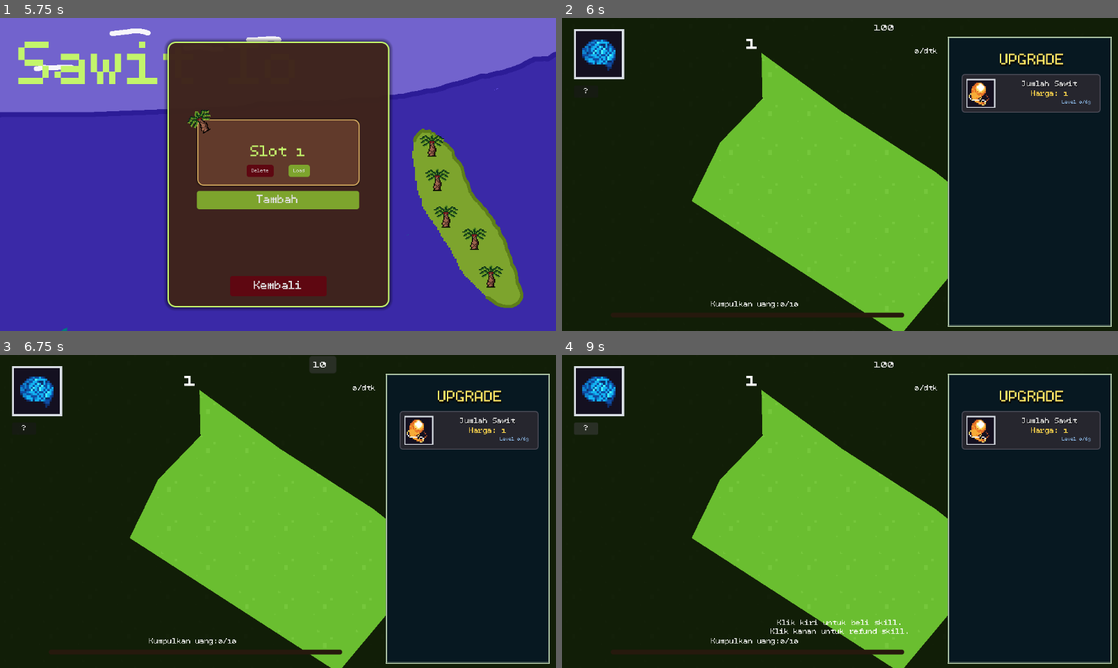
Above: before the commit, frames 1-4 (two rows, left to right).
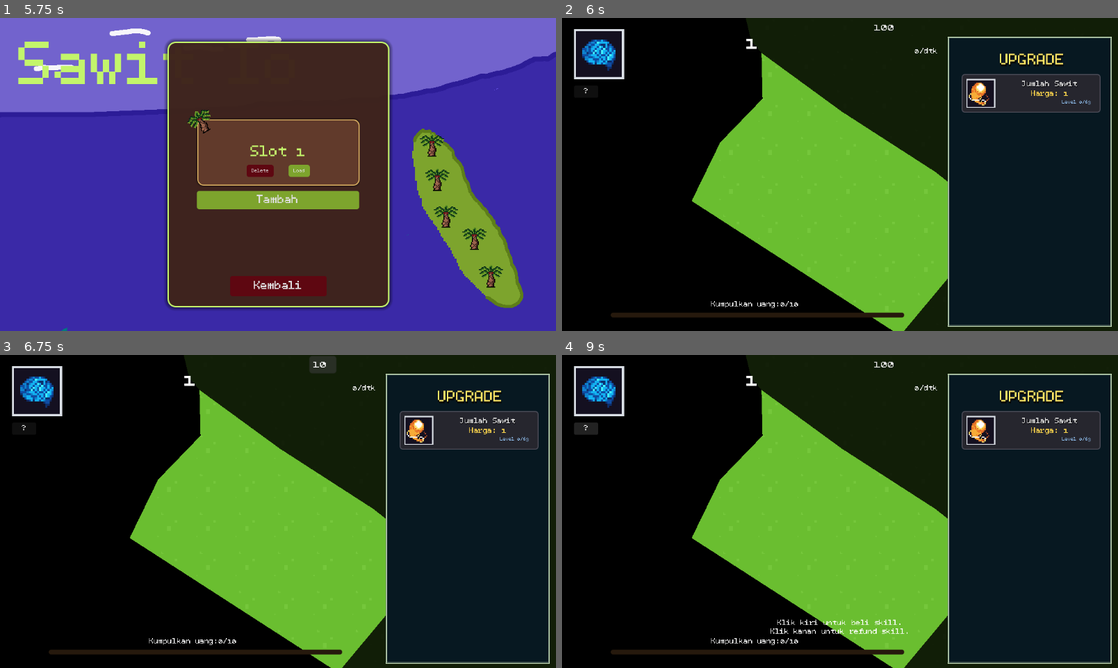
Above: after the commit, the same moments.

Repository: azizul987/Sawit-io
Game: Godot game, scene res://Scene/MainMenui.tscn
Two runs of this game, one before a commit and one after it. Both use one fixed random seed, a clock stepped at 60 frames per second and the inputs below. Sound files missing from this copy of the repository are replaced by a short silence.
Inputs (mouse positions are in pixels of both pictures, inside the frame that each line leads up to):
- Up to frame 1 (5.75 s): click "Mulai" at 0.5 s; tap Enter at 1.25 s; drag from (489, 274) to (444, 215) at 1.27 s; click "Tambah" at 2 s; click "Kembali" at 2.75 s; click "Mulai" at 3.5 s; drag from (472, 237) to (439, 180) at 4.27 s; move the mouse to (472, 237) at 5.02 s; hold Right (ui_right) from 5.03 s (still down); hold Q (zoom_in) from 5.03 s (still down); click (472, 237) at 5.17 s
- Up to frame 2 (6 s): release Right (ui_right) at 5.75 s; release Q (zoom_in) at 5.75 s; click "Load" at 5.75 s
- Up to frame 3 (6.75 s): click "100" at 6.5 s
- Up to frame 4 (9 s): click "14K" at 7.25 s; click (600, 392) at 8 s; click "?" at 8.75 s

Frame 1 is identical in both runs. In frame 2, 33% of the frame differs, in the area x 0-60%, y 0-100%; in frame 3, 33%; in frame 4, 33%.

Commit message:
add cat in poly wil

Diff:
--- a/Logic/skrip/global/point.gd
+++ b/Logic/skrip/global/point.gd
@@ -17,7 +17,6 @@
 var panen_ganda_chance: float = 0.0
 var TipeWilayahArray:Vector3i#[prov,kab,kec]
 var tipe_wilayah_terbuka: int = 2 # 0: PROVINSI, 1: KABUPATEN, 2: KECAMATAN
-
 
 var idx_mision_now:int=0
 
--- a/Logic/skrip/map.gd
+++ b/Logic/skrip/map.gd
@@ -52,7 +52,9 @@
 
 	# Sembunyikan button jika tingkatannya (enum) tidak sesuai dengan settingan kamera/zoom saat ini
 	if data.tipe_wilayah != Point.tipe_wilayah_terbuka:
-		return
+		if data.tipe_wilayah == 0 and Point.tipe_wilayah_terbuka !=0:
+			polygon.color=Color(0.0, 0.0, 0.0, 1)
+
 
 	var button := btn_templete.instantiate() as Button
 	wilayah.add_child(button)
